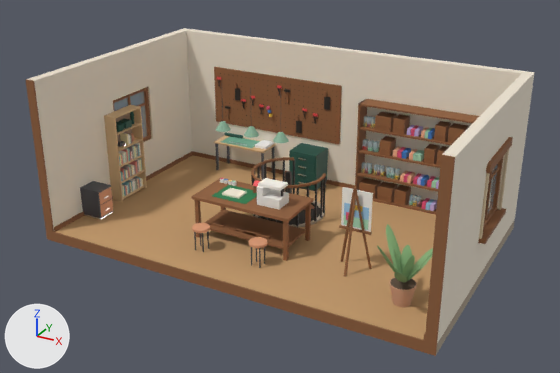
Renders of the glTF model assets/map-workshop.glb from each side of a commit.
Before and after are seen from a camera (50 mm lens) standing at (11.34, -10.44, 7.39) and looking at (4.4, 2.18, 1.08). The lights are fixed; the arrows at lower left show +X, +Y and +Z. The older version comes first. Where no turn or scale is listed for an object, it has been applied to the vertices.

The first picture shows 'Craft_Table', 'Easel', 'File_Cabinet', 'Floor_Slab', 'Material_Shelf', 'Plan_Chest', 'Plant_Living', 'Reference_Shelf', 'Stairwell_Down', 'Tool_Wall', 'Walls', 'Workbench' and 12 more.
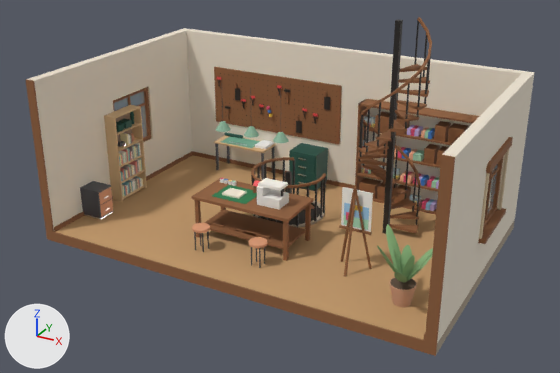
Boxes [x1, y1, x2, y2] around the edits, measured in the pictures (560 x 373 px):
'Stair_Up', added
    after: [357, 17, 432, 234]
    faces in mat_stylized__wood (brown #8e5e3a): [357, 17, 432, 233]
    faces in mat_m_fence_metal (black #262220): [359, 19, 431, 234]

What the commit changed:
Mesh me_stair_up is new.
It has 503 vertices, 648 faces and spans x 5.65..6.96, y 2.64..3.96, z 0.0..4.42.
Faces by material slot: [228, 420].
It uses material mat_m_fence_metal (black #262220).
It uses material mat_stylized__wood (brown #8e5e3a).
Object 'Stair_Up' (ob_stair_up) is new; it shows me_stair_up.
Its location is (0.0, 0.0, 0.0).
